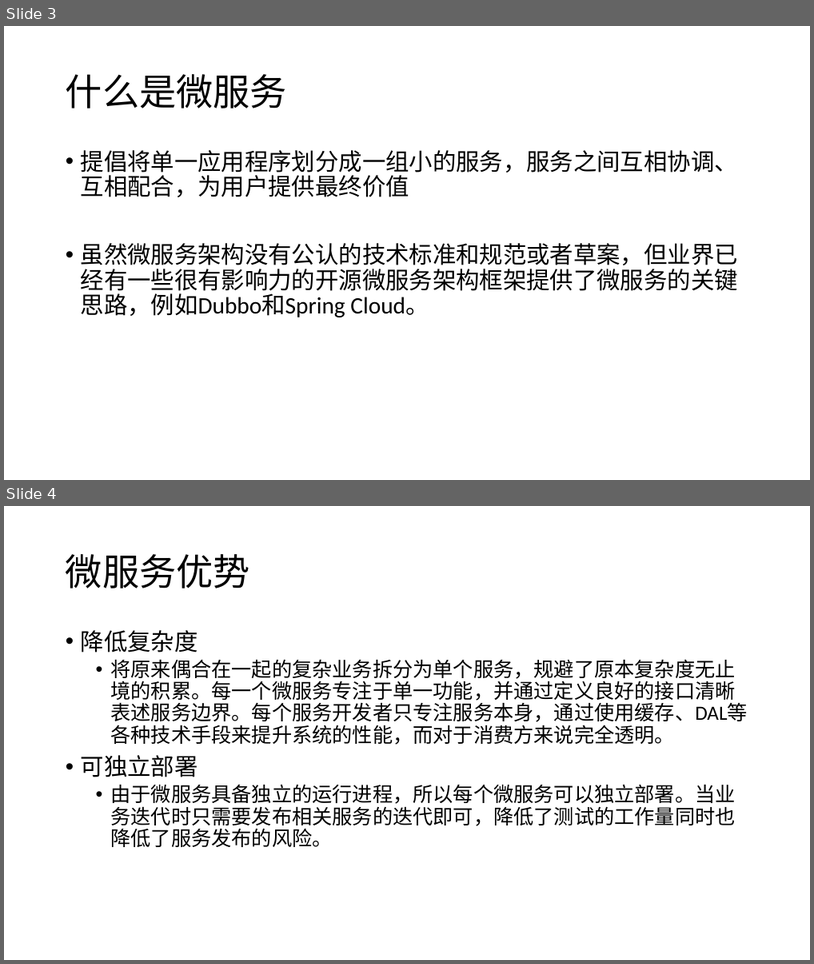
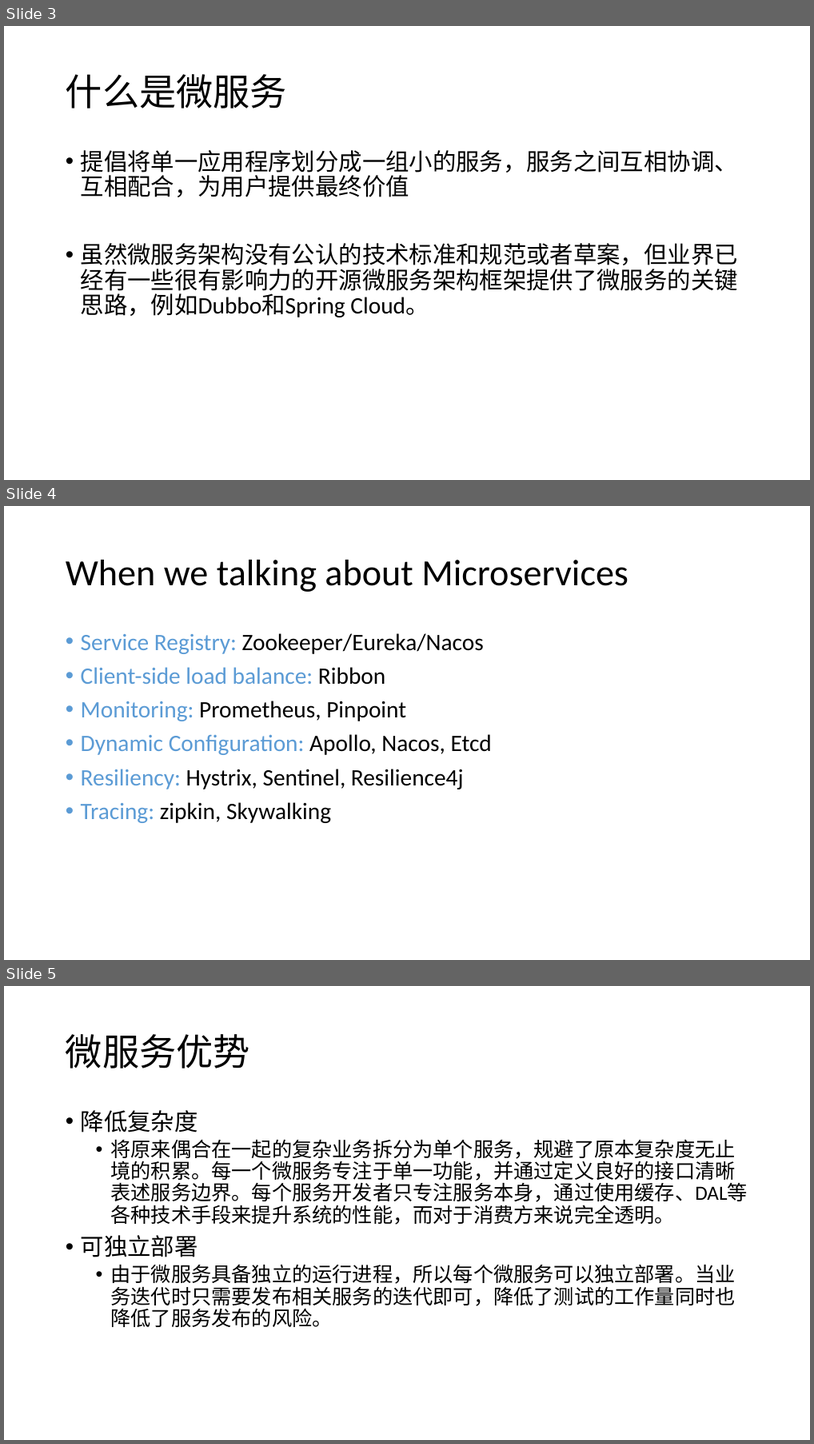
Before and after one commit to jungle0127/microservice-architecture, a slide deck: docs/microservices.pptx. Shown one above the other, each under a label of ours: slides 3 and 4 before the commit, slides 3, 4 and 5 after it. The pictures are 814x964 and 814x1444 pixels, drawn with LibreOffice and Linux fonts; fonts in the diff are those of the drawing. Boxes give left, top, right and bottom in pixels: in the first picture for what was removed or moved away, otherwise in the second. Text is boxed around its words. In the diff, an @@ line names an element or a change of style, - is before the commit and + after.

```diff
--- a/docs/microservices.pptx
+++ b/docs/microservices.pptx
@@ slide 4 added at (x1=4, y1=506, x2=810, y2=960), background #FFFFFF @@
@@ title added at (x1=66, y1=560, x2=629, y2=592), 44 pt, text #000000 @@
+When we talking about Microservices
@@ text added at (x1=81, y1=633, x2=492, y2=823), 28 pt, text #000000 @@
+• Service Registry: Zookeeper/Eureka/Nacos
+• Client-side load balance: Ribbon
+• Monitoring: Prometheus, Pinpoint
+• Dynamic Configuration: Apollo, Nacos, Etcd
+• Resiliency: Hystrix, Sentinel, Resilience4j
+• Tracing: zipkin, Skywalking
@@ what was slide 4 is now slide 5 @@
```
Also in this commit, not shown: 4 other slides added.
